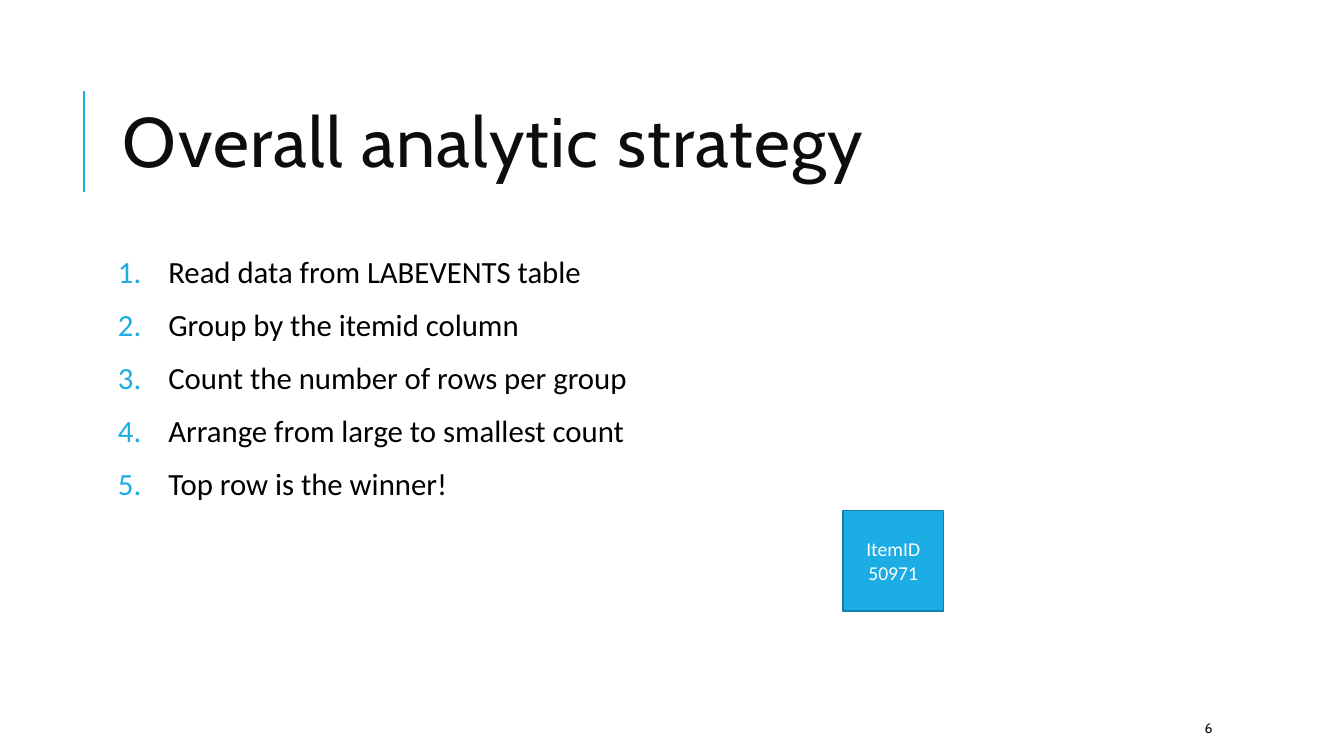
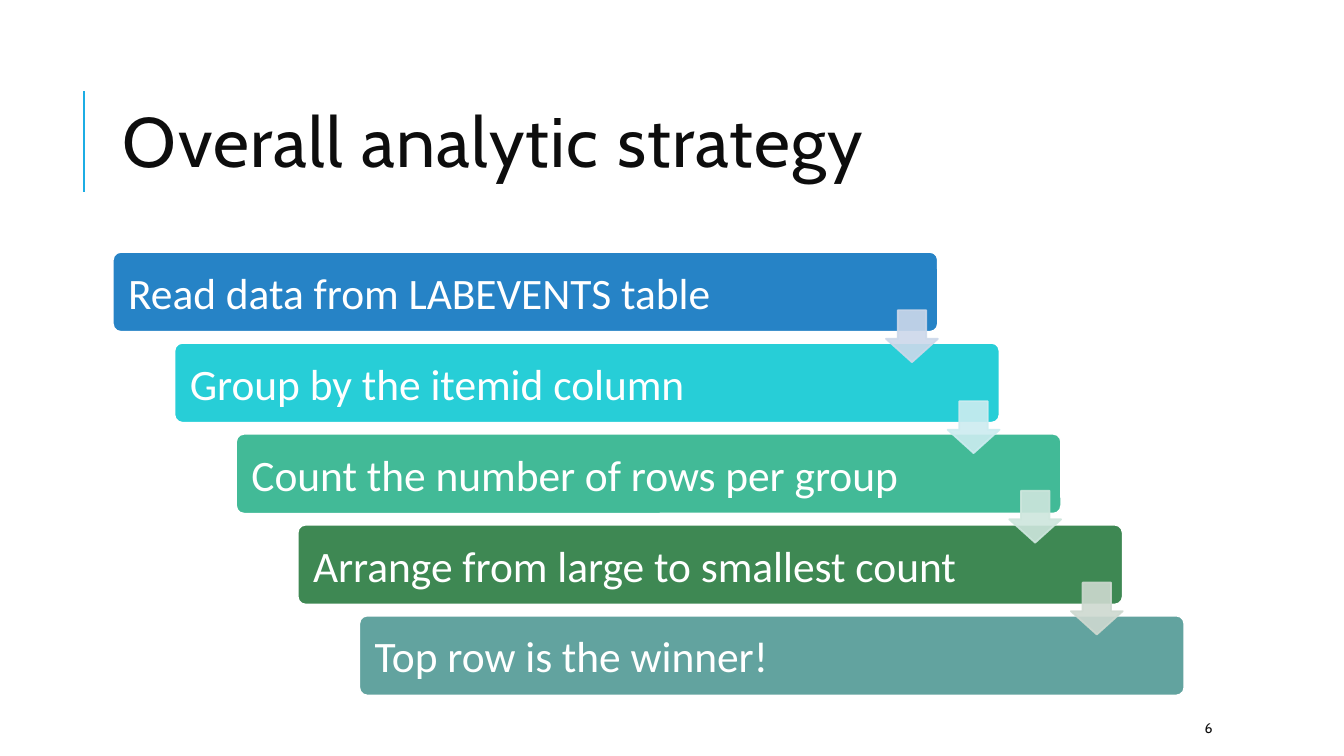
Before and after one commit to amromeo/api_r_int_db_24, a slide deck: slide 6 of presentations/03 - Joins.pptx. Drawn at 1344x756 pixels with LibreOffice and Linux fonts; fonts in the diff are those of the drawing. Boxes give left, top, right and bottom in pixels: in the first picture for what was removed or moved away, otherwise in the second. Text is boxed around its words. In the diff, an @@ line names an element or a change of style, - is before the commit and + after.

```diff
--- a/presentations/03 - Joins.pptx
+++ b/presentations/03 - Joins.pptx
@@ text removed at (x1=168, y1=261, x2=626, y2=500) @@
-1. Read data from LABEVENTS table
-2. Group by the itemid column
-3. Count the number of rows per group
-4. Arrange from large to smallest count
-5. Top row is the winner!
@@ rectangle removed at (x1=843, y1=510, x2=944, y2=611) @@
-ItemID 50971
@@ group added at (x1=113, y1=252, x2=1185, y2=696): 5 rounded rectangles, 5 texts, 4 down arrows @@
+Read data from LABEVENTS table
+Group by the itemid column
+Count the number of rows per group
+Arrange from large to smallest count
+Top row is the winner!
```
Also in this commit, not shown: 9 other slides changed, 42 slides added, 7 slides removed.
